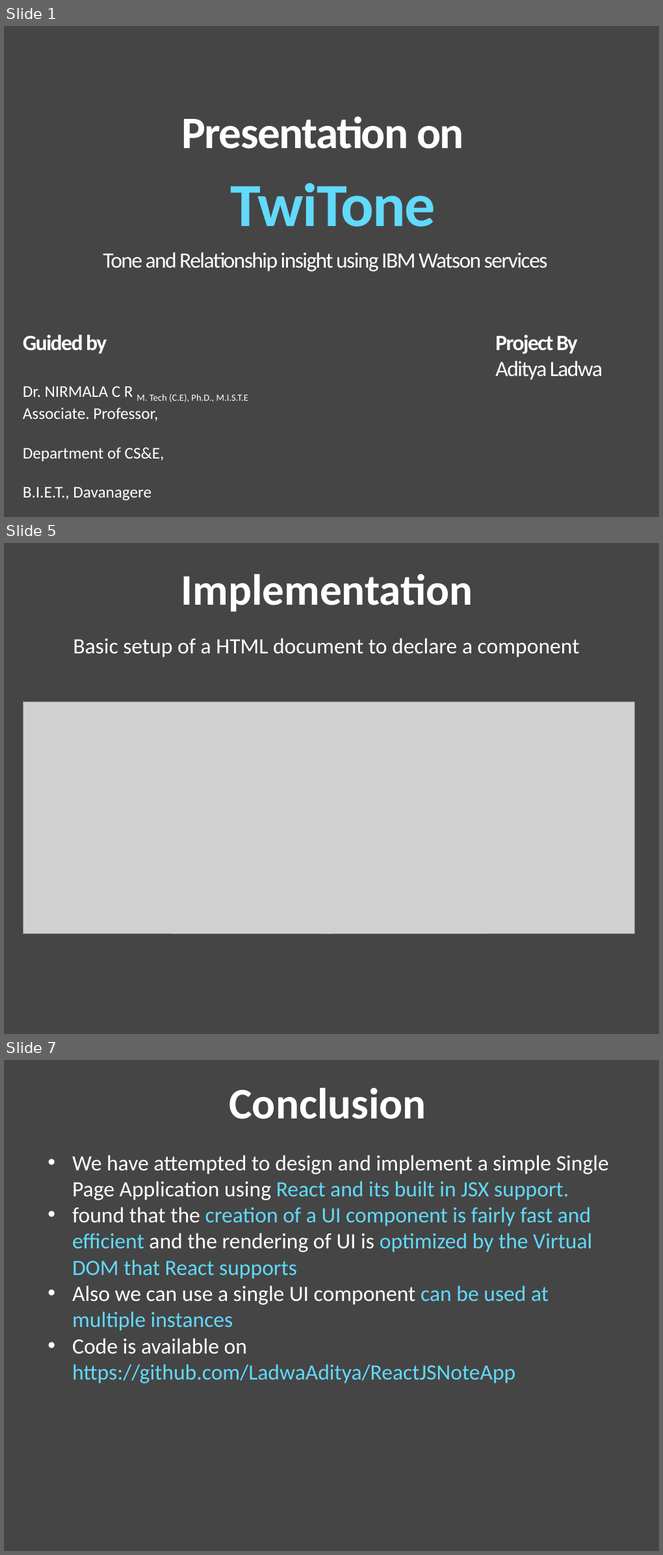
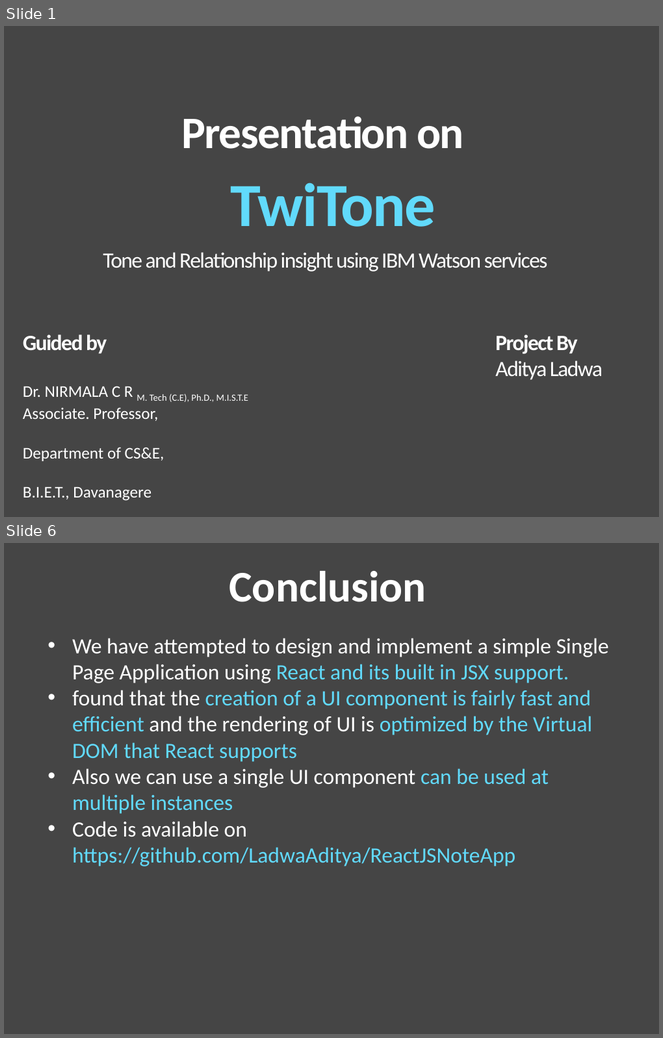
Before and after one commit to LadwaAditya/TwiTone, a slide deck: Presentation.pptx. Shown one above the other, each under a label of ours: slides 1, 5 and 7 before the commit, slides 1 and 6 after it; the slides between them are not shown. The pictures are 663x1555 and 663x1038 pixels, drawn with LibreOffice and Linux fonts; fonts in the diff are those of the drawing; grey boxes stand for pictures. Boxes give left, top, right and bottom in pixels: in the first picture for what was removed or moved away, otherwise in the second. Text is boxed around its words. In the diff, an @@ line names an element or a change of style, - is before the commit and + after.

```diff
--- a/Presentation.pptx
+++ b/Presentation.pptx
@@ slide 5 removed at [4, 543, 659, 1034], background #454545 @@
@@ text removed at [181, 574, 473, 612] @@
-Implementation
@@ text removed at [73, 638, 580, 657] @@
-Basic setup of a HTML document to declare a component
@@ picture removed at [23, 702, 635, 934] @@
@@ what was slide 7 is now slide 6 @@
```
Also in this commit, not shown: 2 slides changed, 2 slides added, 2 other slides removed.
